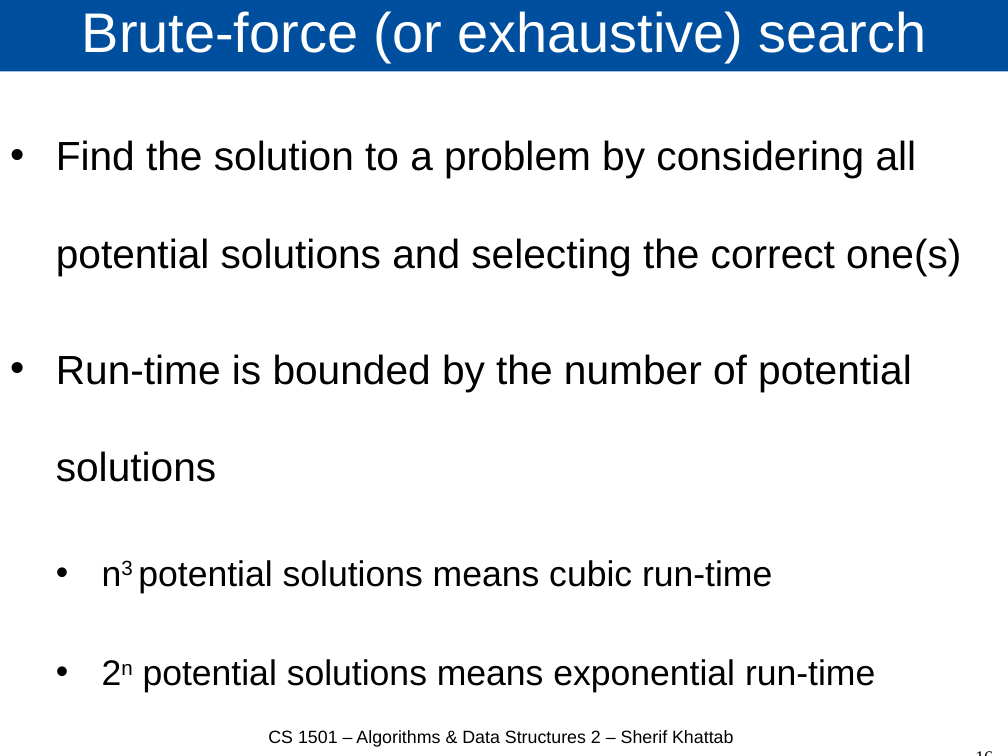
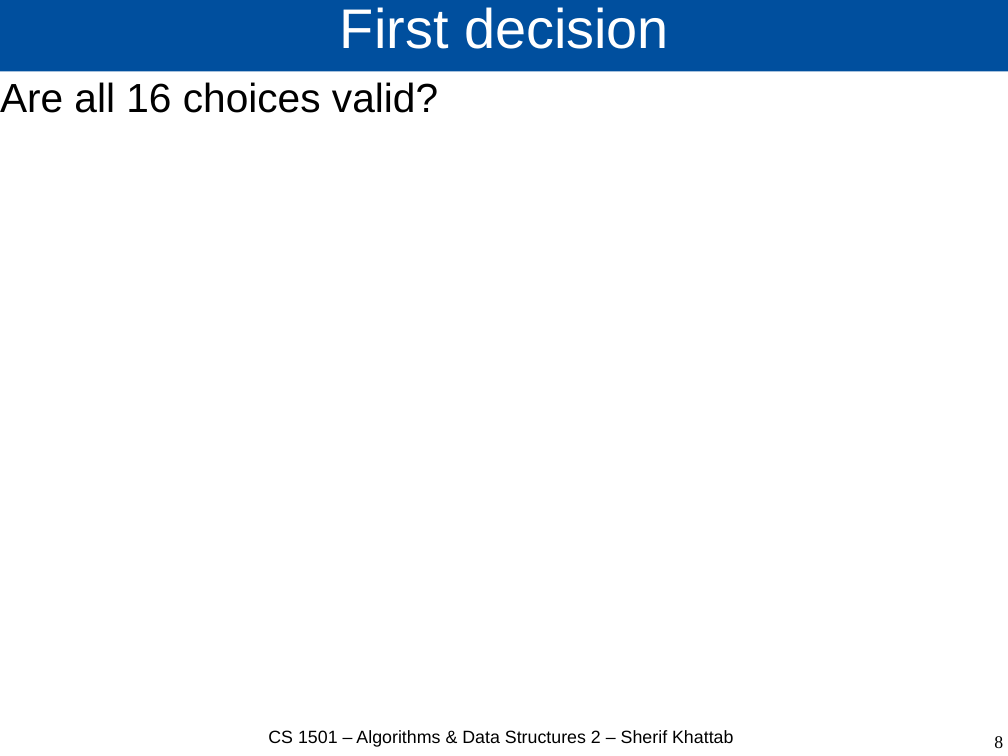
Before and after one commit to cs1501-2224/handouts, a slide deck: slide 8 of DraftSlides/Lecture2.pptx (slide 16 before the commit). Drawn at 1008x756 pixels with LibreOffice and Linux fonts; fonts in the diff are those of the drawing. Boxes give left, top, right and bottom in pixels: in the first picture for what was removed or moved away, otherwise in the second. Text is boxed around its words. In the diff, an @@ line names an element or a change of style, - is before the commit and + after.

```diff
--- a/DraftSlides/Lecture2.pptx
+++ b/DraftSlides/Lecture2.pptx
@@ title "First decision" at <box>0,0,1008,72</box>: vertical alignment bottom to middle @@
@@ title at <box>340,7,669,49</box>: text changed @@
-Brute-force (or exhaustive) search
+First decision
@@ text at <box>0,82,438,113</box>: text changed @@
-• Find the solution to a problem by considering all potential solutions and selecting the correct one(s)
-• Run-time is bounded by the number of potential solutions
-  • n3 potential solutions means cubic run-time
-  • 2n potential solutions means exponential run-time
+Are all 16 choices valid?
@@ page number at <box>994,736,1003,748</box>: vertical alignment middle to top @@
@@ page number at <box>994,736,1003,748</box>: text changed @@
-16
+8
```
Also in this commit, not shown: 7 other slides changed, 6 slides added, 13 slides removed, 2 other files.
